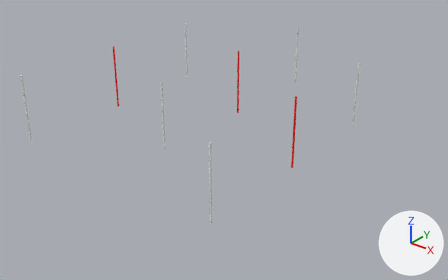
A saved change to the Blender file Assets/Resources/objectives/2025/slalomPole.blend.
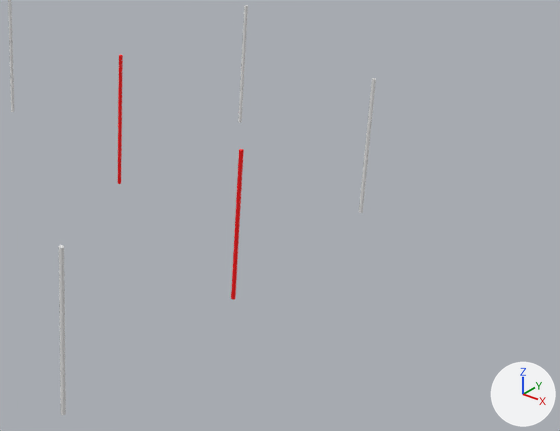
Each version is shown whole from a 50 mm camera at (6.52, -5.65, 3.1) aimed at (1.89, 0.13, -0.49), then close up on the part from 40% to 100% of the width and 9% to 82% of the height. Lighting does not change. The marker at lower right points along +X, +Y and +Z. The first two pictures are the older version.

Objects in the first close-up: 'Left.001', 'Left.002', 'Middle.001', 'Middle.002', 'Right.002' and 1 more.
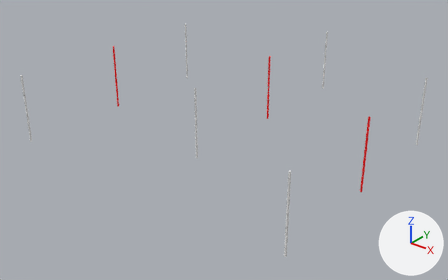
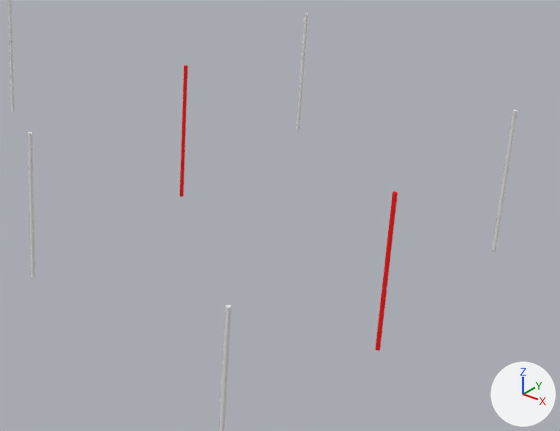
Commit message: fix: slalom pole spacing

Location of each change, (x1, y1, x2, y2) in pixels of the close-ups (560 x 431 px):
'Right.002', moved
    before: (59, 245, 66, 415)
    after: (219, 305, 231, 431)
'Middle.002', moved
    before: (231, 149, 244, 300)
    after: (375, 191, 398, 351)
'Left.002', moved
    before: (359, 78, 376, 213)
    after: (492, 110, 517, 252)
'Middle.001', moved
    before: (118, 55, 123, 184)
    after: (180, 65, 188, 197)
'Left.001', moved
    before: (238, 5, 248, 123)
    after: (296, 13, 308, 133)
'Right.001', moved (not visible before)
    after: (28, 132, 35, 278)

What changed in the scene script:
```text
Change ob_left_001:
    ob_left_001.location: (1.524, 2.438, 0.0) -> (1.981, 2.53, 0.0)
Change ob_middle_001:
    ob_middle_001.location: (1.524, 0.914, 0.0) -> (1.981, 1.006, 0.0)
Change ob_right_001:
    ob_right_001.location: (1.524, -0.61, 0.0) -> (1.981, -0.518, 0.0)
Change ob_left_002:
    ob_left_002.location: (3.048, 1.524, 0.0) -> (3.962, 1.524, 0.0)
Change ob_middle_002:
    ob_middle_002.location: (3.048, 0.0, 0.0) -> (3.962, 0.0, 0.0)
Change ob_right_002:
    ob_right_002.location: (3.048, -1.524, 0.0) -> (3.962, -1.524, 0.0)
```
